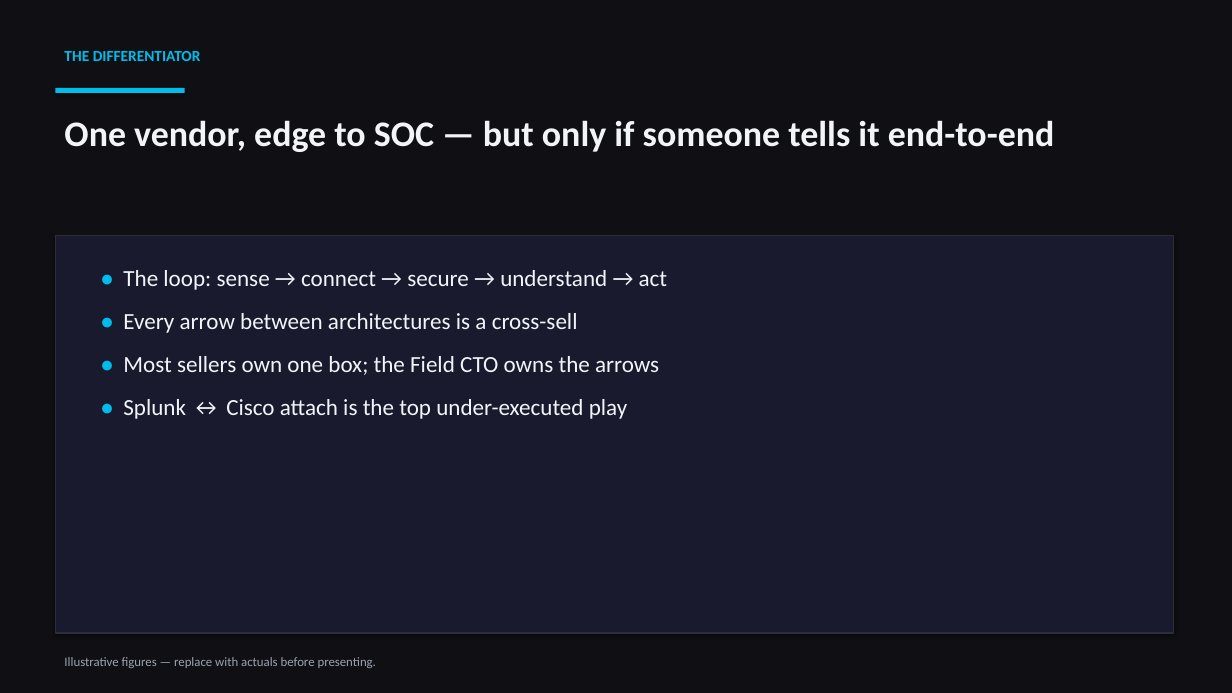
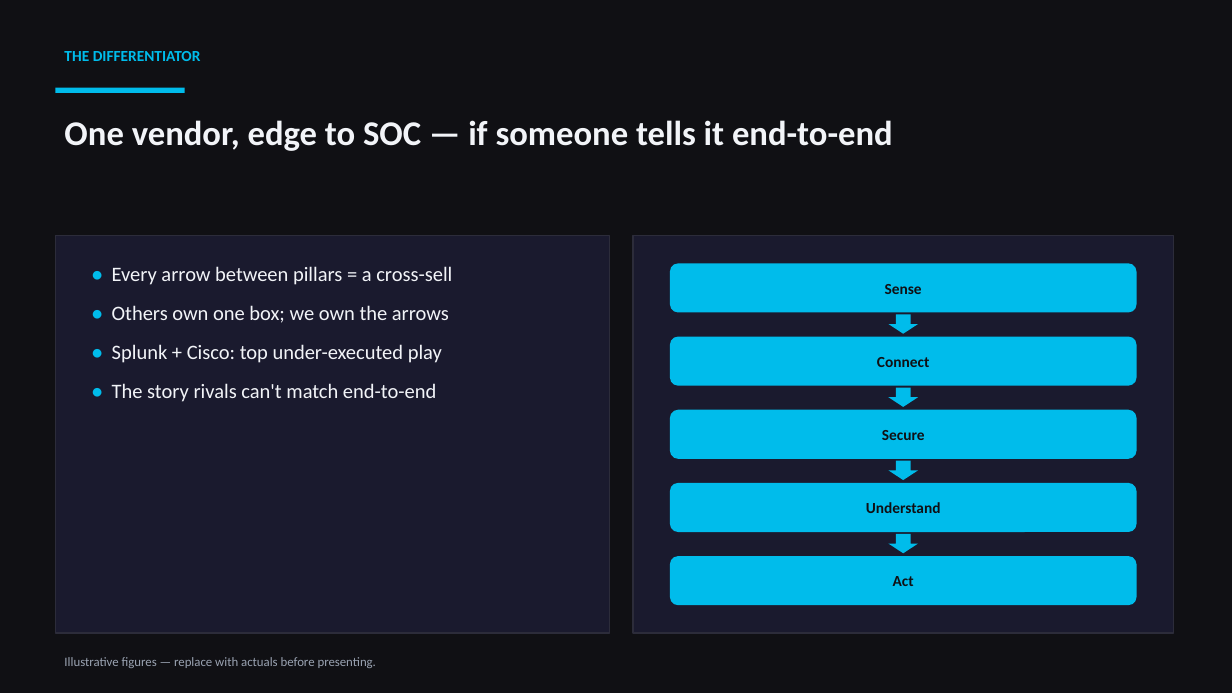
Before and after one commit to rcasey1978/FieldCTO_TacticalSelling, a slide deck: slide 4 of Field-CTO-XArch-Business-Case.pptx. Drawn at 1232x693 pixels with LibreOffice and Linux fonts; fonts in the diff are those of the drawing. Boxes give left, top, right and bottom in pixels: in the first picture for what was removed or moved away, otherwise in the second. Text is boxed around its words. In the diff, an @@ line names an element or a change of style, - is before the commit and + after.

```diff
--- a/Field-CTO-XArch-Business-Case.pptx
+++ b/Field-CTO-XArch-Business-Case.pptx
@@ text at [64,120,893,151]: text changed; size 28 to 27 pt @@
-One vendor, edge to SOC — but only if someone tells it end-to-end
+One vendor, edge to SOC — if someone tells it end-to-end
@@ rectangle: place and size @@
-rectangle at [55,236,1174,633]
+rectangle at [55,236,610,633]
@@ rectangle at [55,236,610,633]: shadow off @@
@@ rectangle added at [633,236,1174,633], fill #1A1A2E, outline #2C2C3A 1 pt @@
@@ text at [112,266,452,402]: text changed; size 18 to 16 pt @@
-• The loop: sense → connect → secure → understand → act
-• Every arrow between architectures is a cross-sell
-• Most sellers own one box; the Field CTO owns the arrows
-• Splunk ↔ Cisco attach is the top under-executed play
+• Every arrow between pillars = a cross-sell
+• Others own one box; we own the arrows
+• Splunk + Cisco: top under-executed play
+• The story rivals can't match end-to-end
@@ rounded rectangle added at [670,263,1137,312], fill #00BCEB, 12 pt, text #101014, bold @@
+Sense
@@ down arrow added at [888,314,918,334], fill #00BCEB @@
@@ rounded rectangle added at [670,336,1137,385], fill #00BCEB, 12 pt, text #101014, bold @@
+Connect
@@ down arrow added at [888,387,918,407], fill #00BCEB @@
@@ rounded rectangle added at [670,409,1137,458], fill #00BCEB, 12 pt, text #101014, bold @@
+Secure
@@ down arrow added at [888,461,918,481], fill #00BCEB @@
@@ rounded rectangle added at [670,483,1137,532], fill #00BCEB, 12 pt, text #101014, bold @@
+Understand
@@ down arrow added at [888,534,918,554], fill #00BCEB @@
@@ rounded rectangle added at [670,556,1137,605], fill #00BCEB, 12 pt, text #101014, bold @@
+Act
```
Also in this commit, not shown: 20 other slides changed, 2 other files.
